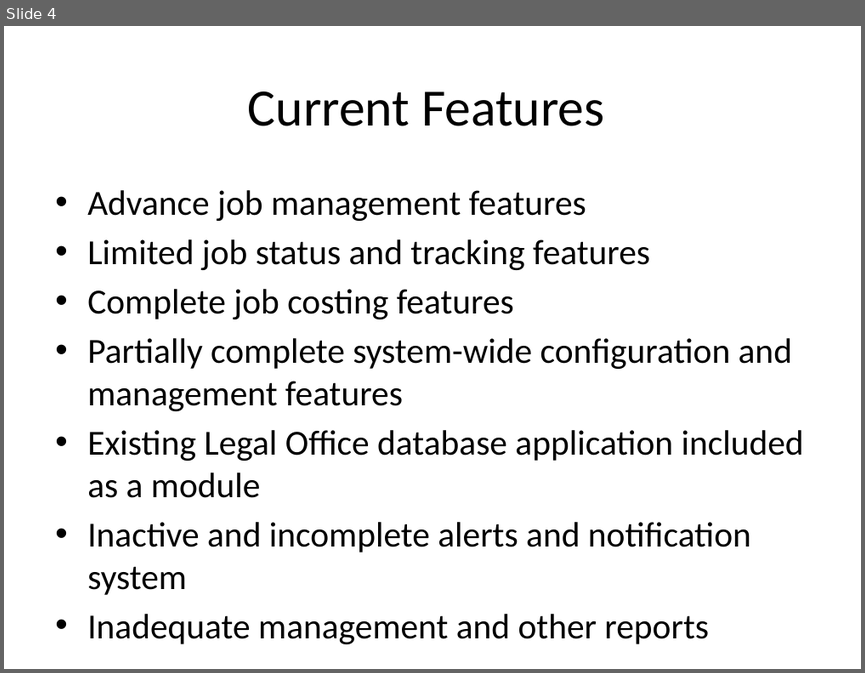
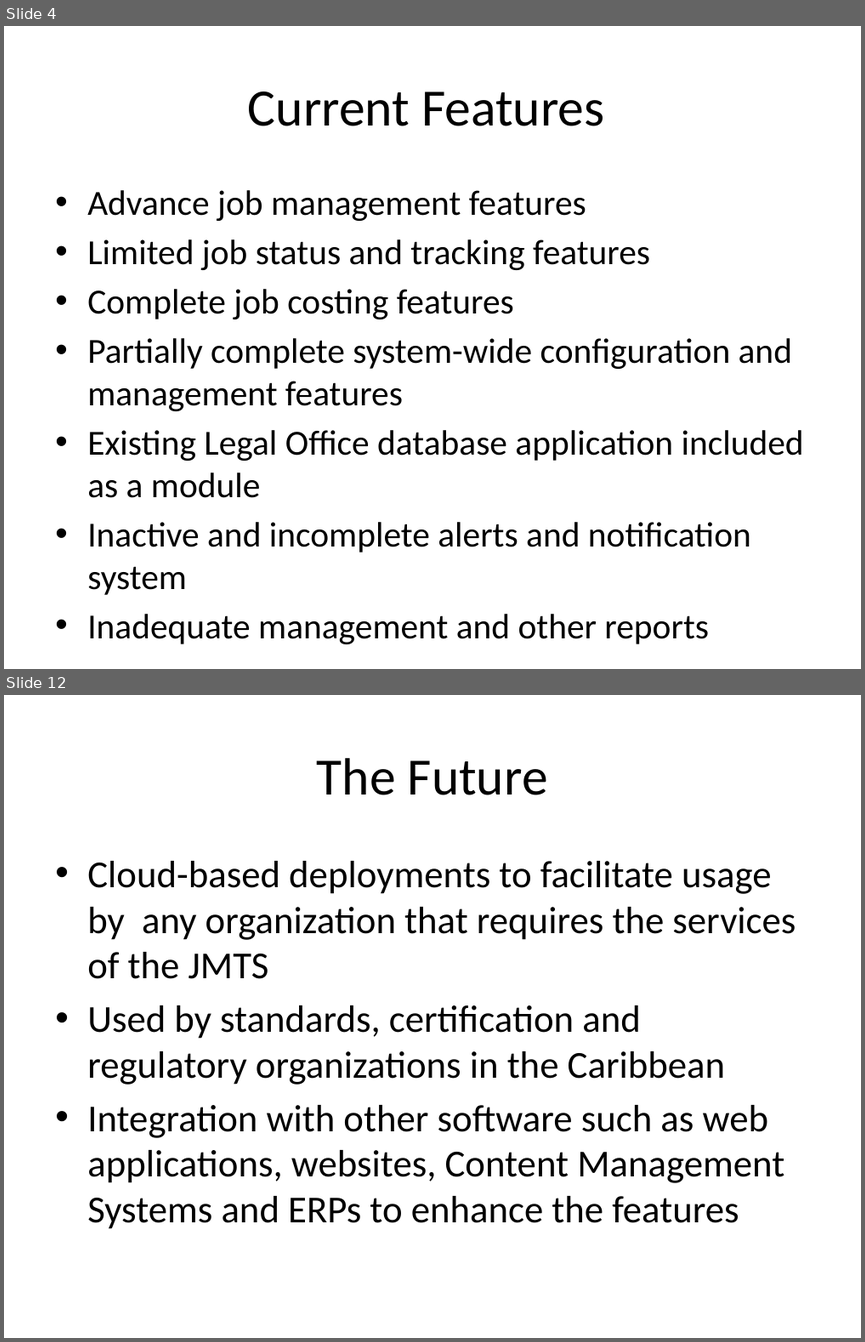
Before and after one commit to DPBandA/job-management-tracking-system, a slide deck: doc/Job Management & Tracking System Presentation.pptx. Shown one above the other, each under a label of ours: slide 4 before the commit, slides 4 and 12 after it; the slides between them are not shown. The pictures are 865x673 and 865x1342 pixels, drawn with LibreOffice and Linux fonts; fonts in the diff are those of the drawing. Boxes give left, top, right and bottom in pixels: in the first picture for what was removed or moved away, otherwise in the second. Text is boxed around its words. In the diff, an @@ line names an element or a change of style, - is before the commit and + after.

```diff
--- a/doc/Job Management & Tracking System Presentation.pptx
+++ b/doc/Job Management & Tracking System Presentation.pptx
@@ slide 12 added at <box>4,695,861,1338</box>, background #FFFFFF @@
@@ title added at <box>317,758,548,795</box>, 44 pt, text #000000 @@
+The Future
@@ text added at <box>87,861,795,1229</box>, 32 pt, text #000000 @@
+• Cloud-based deployments to facilitate usage by any organization that requires the services of the JMTS
+• Used by standards, certification and regulatory organizations in the Caribbean
+• Integration with other software such as web applications, websites, Content Management Systems and ERPs to enhance the features
```
Also in this commit, not shown: 3 slides changed, 6 other slides added, 1 slide removed, 2 other files.
